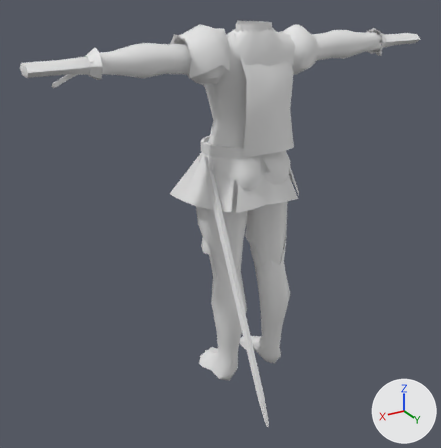
A saved change to the glTF model assets/characters/wardrobe/duelist.glb.
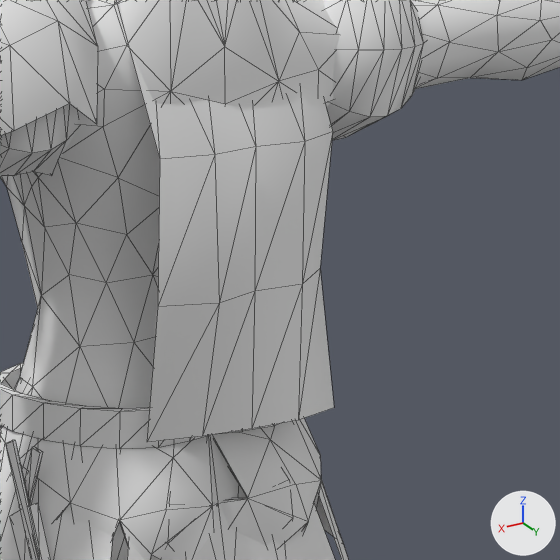
There are two pictures of each version: one whole from a 50 mm lens placed at (1.318, 2.022, 1.728), pointed at (0.174, 0.115, 0.774), one close up on the part from 46% to 81% of the width and 8% to 42% of the height. Every picture has the same lights, and +X, +Y and +Z are marked at lower right. The older version's two pictures come first. The close-ups show mesh edges as thin lines. Vertices at exactly the same position are counted once.

Objects in the first close-up: 'Outfit'.
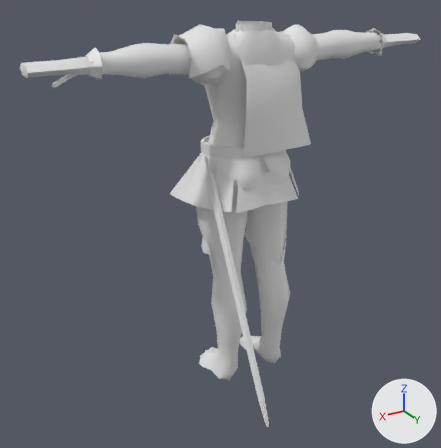
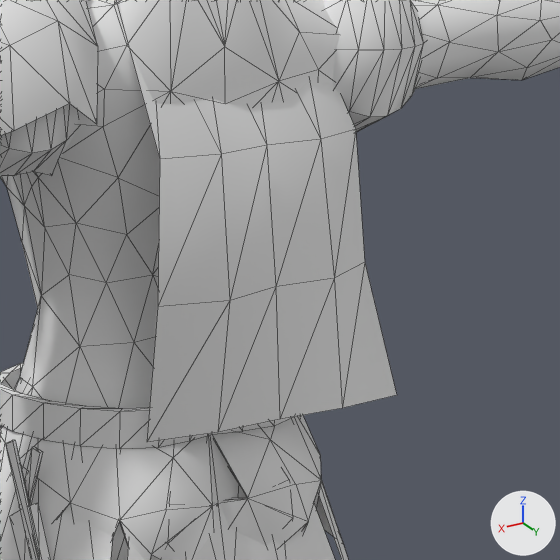
Pixel boxes [x1, y1, x2, y2] of what changed, in the close-ups (560 x 560 px; the box of a moved part takes in the faces that stretch with it):
part 1 of me_outfit, moved or reshaped
    before: [147, 86, 334, 442]
    after: [147, 80, 397, 442]

Patch to the scene script:
```diff
--- a/assets/characters/wardrobe/duelist.glb.py
+++ b/assets/characters/wardrobe/duelist.glb.py
@@ me_outfit @@
 me_outfit.from_pydata(...)  # 1337 vertices, 2173 faces; spans x -0.86..0.86, y -0.17..0.63, z -0.01..1.52
 # used by ob_outfit; location = (0.0, 0.0, 0.0)
 # before: 1292 (-0.08, 0.17, 1.34) at pixel (304, 141), 1293 (-0.02, 0.17, 1.34) at pixel (255, 146), 1299 (0.04, 0.2, 1.19) at pixel (219, 303), 1304 (0.04, 0.17, 1.05) at pixel (202, 436)
-me_outfit.vertices[1291].co = (-0.14, 0.13, 1.34)  # pixel (332, 131)
-me_outfit.vertices[1294].co = (0.04, 0.18, 1.34)  # pixel (214, 154)
-me_outfit.vertices[1296].co = (-0.14, 0.12, 1.19)  # pixel (320, 268)
-me_outfit.vertices[1297].co = (-0.08, 0.17, 1.19)  # pixel (302, 284)
-me_outfit.vertices[1298].co = (-0.02, 0.17, 1.19)  # pixel (254, 291)
-me_outfit.vertices[1301].co = (-0.14, 0.16, 1.05)  # pixel (334, 407)
-me_outfit.vertices[1302].co = (-0.08, 0.17, 1.05)  # pixel (298, 420)
-me_outfit.vertices[1303].co = (-0.02, 0.17, 1.05)  # pixel (251, 428)
+# me_outfit part 1
+for i in [1292, 1293, 1299, 1304]: me_outfit.vertices[i].co += Vector((-0.02, 0.0, 0.0))
+me_outfit.vertices[1291].co = (-0.17, 0.13, 1.34)  # pixel (355, 129)
+me_outfit.vertices[1294].co = (0.03, 0.18, 1.34)  # pixel (221, 154)
+me_outfit.vertices[1296].co = (-0.2, 0.12, 1.19)  # pixel (364, 262)
+me_outfit.vertices[1297].co = (-0.12, 0.17, 1.19)  # pixel (334, 278)
+me_outfit.vertices[1298].co = (-0.05, 0.17, 1.19)  # pixel (275, 286)
+me_outfit.vertices[1301].co = (-0.23, 0.15, 1.05)  # pixel (396, 395)
+me_outfit.vertices[1302].co = (-0.15, 0.16, 1.05)  # pixel (342, 408)
+me_outfit.vertices[1303].co = (-0.06, 0.16, 1.05)  # pixel (279, 419)
 me_outfit.materials.append(mat_wr_closed)
```
